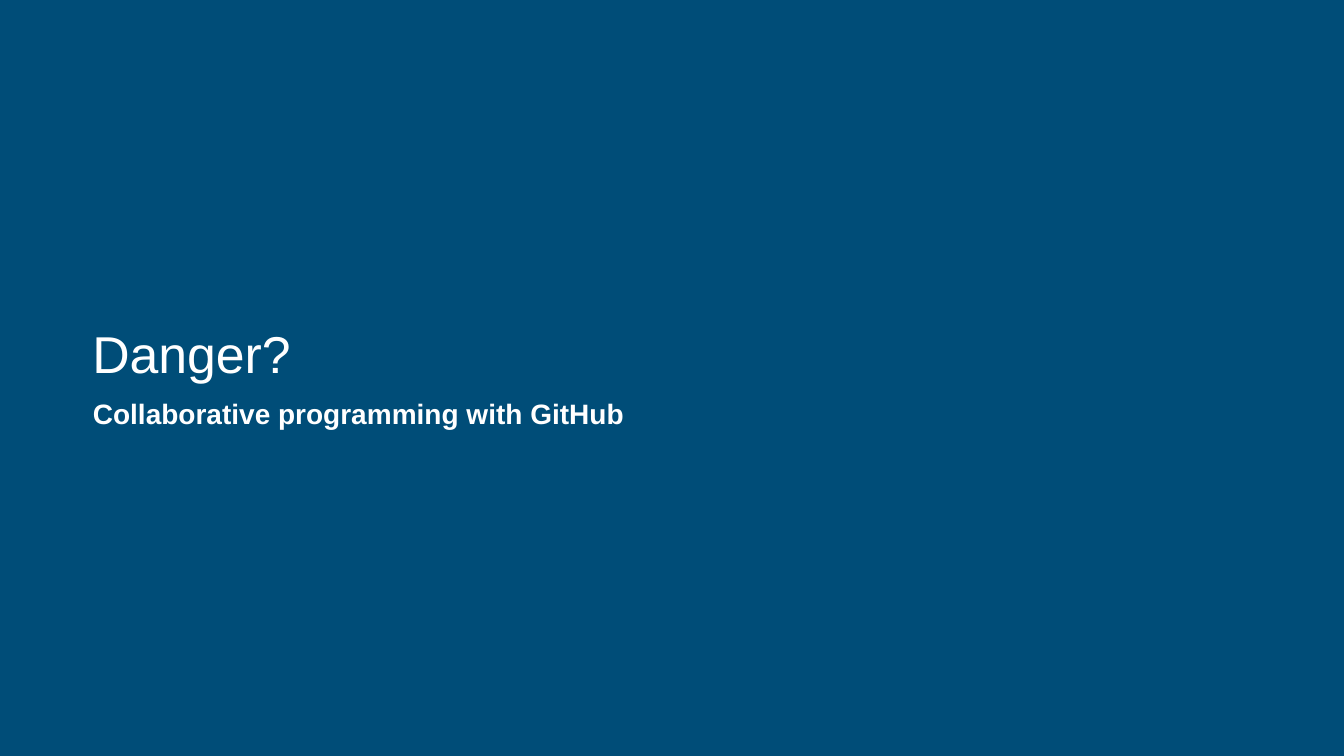
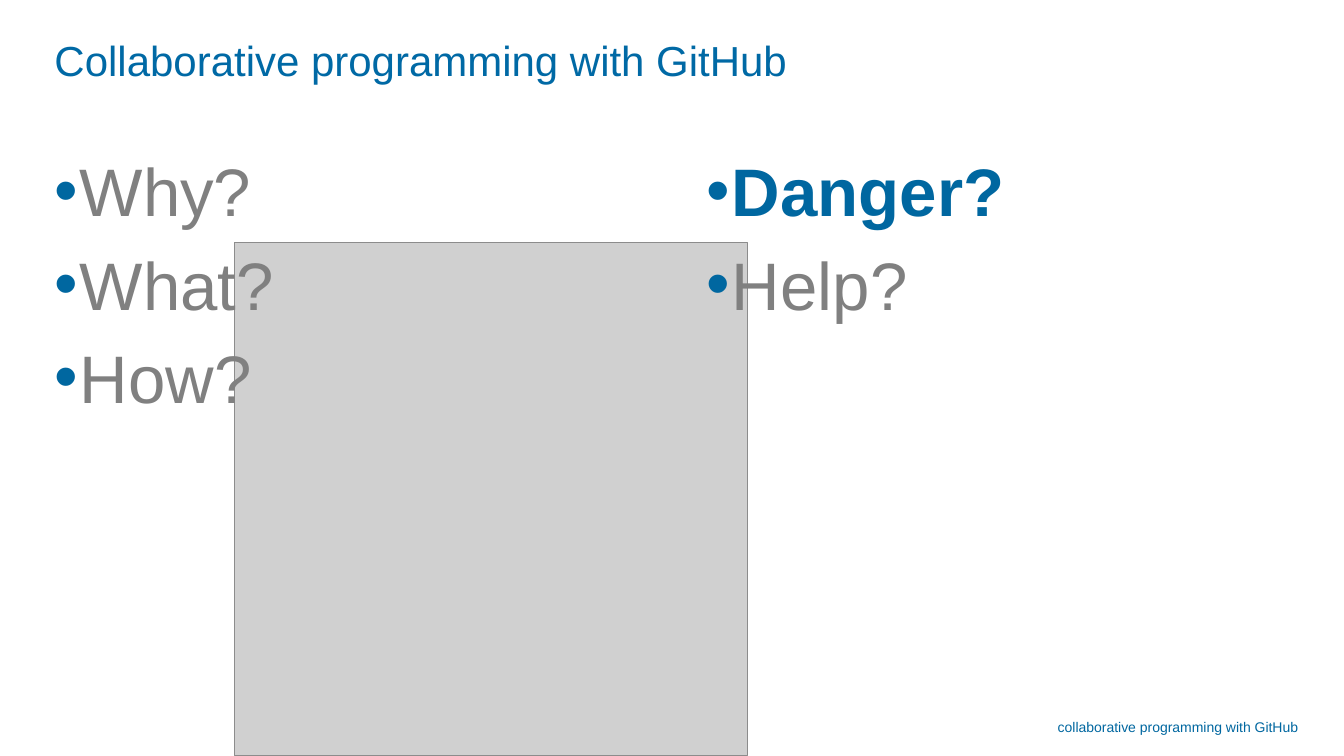
Before and after one commit to childmindresearch/MoBI-Retreat-2024-Collaborative-programming-with-GitHub, a slide deck: slide 23 of collaborative-programming/slides.pptx (slide 18 before the commit). Drawn at 1344x756 pixels with LibreOffice and Linux fonts; fonts in the diff are those of the drawing; grey boxes stand for pictures; background and template pictures are left out. Boxes give left, top, right and bottom in pixels: in the first picture for what was removed or moved away, otherwise in the second. Text is boxed around its words. In the diff, an @@ line names an element or a change of style, - is before the commit and + after.

```diff
--- a/collaborative-programming/slides.pptx
+++ b/collaborative-programming/slides.pptx
@@ rectangle removed at (x1=0, y1=0, x2=1344, y2=756) @@
@@ title added at (x1=54, y1=45, x2=787, y2=84), 30 pt, text #0069A5 @@
+Collaborative programming with GitHub
@@ text added at (x1=54, y1=167, x2=273, y2=416), 48 pt, text #808080 @@
+• Why?
+• What?
+• How?
@@ text added at (x1=707, y1=169, x2=1004, y2=323), 48 pt, text #0067A0, bold @@
+• Danger?
+• Help?
@@ picture added at (x1=234, y1=243, x2=747, y2=756) @@
@@ title removed at (x1=92, y1=337, x2=290, y2=384) @@
-Danger?
@@ text at (x1=1058, y1=722, x2=1298, y2=735): text changed; size 20 to 10 pt; text colour #FFFFFF to #0067A0; bold off @@
-Collaborative programming with GitHub
+collaborative programming with GitHub
```
Also in this commit, not shown: 20 other slides changed, 9 slides added, 1 slide removed.
